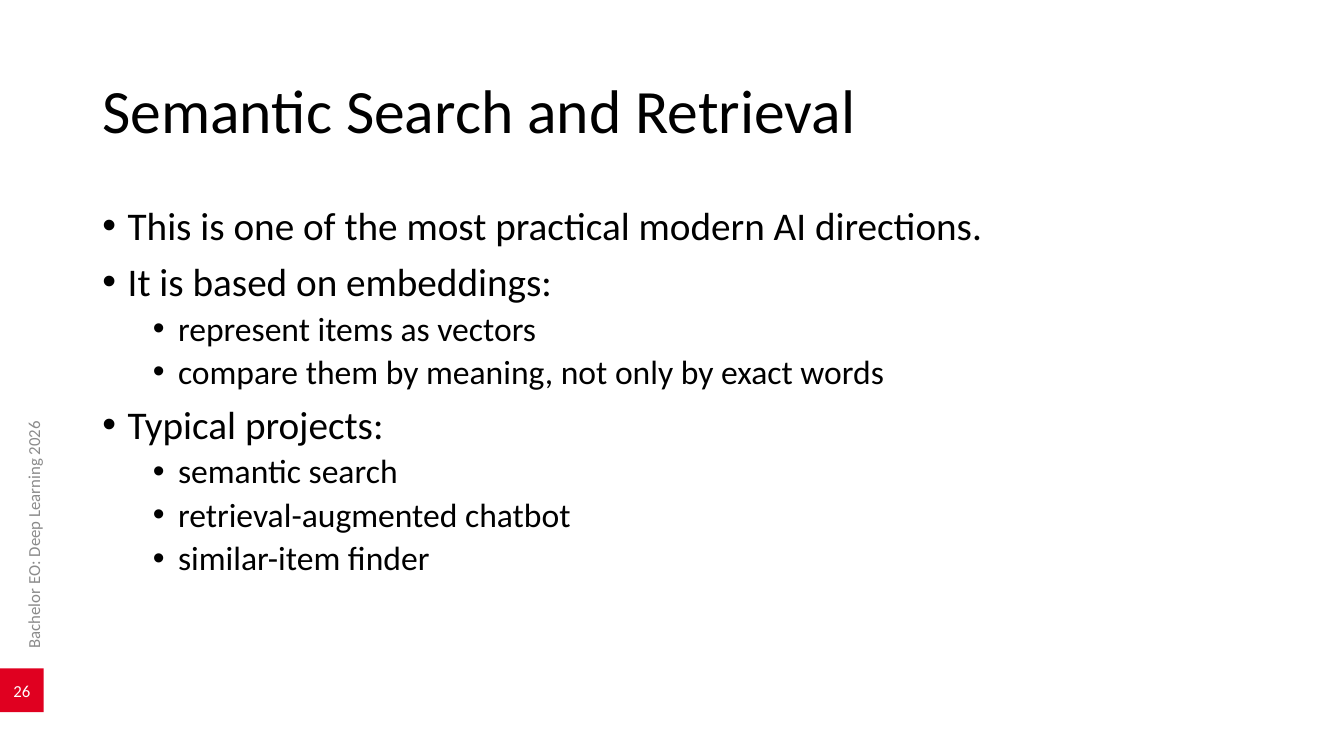
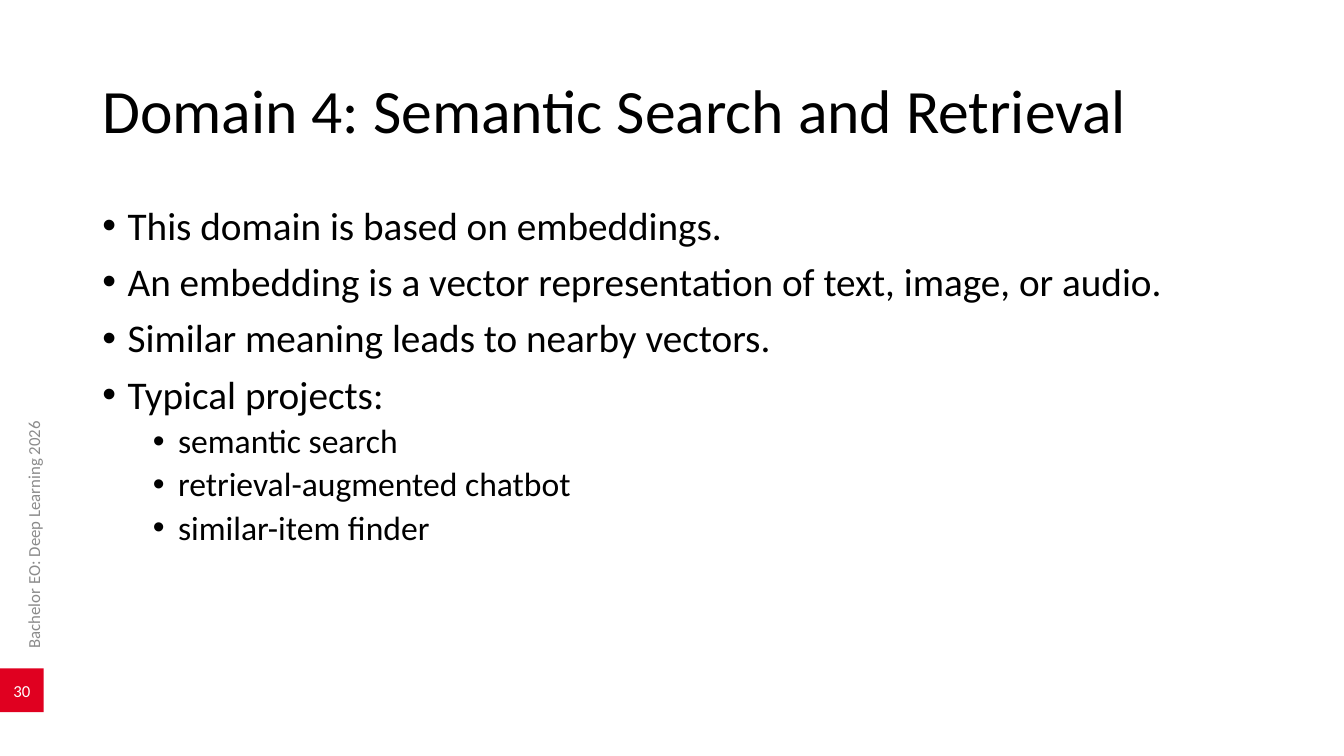
Before and after one commit to AlexanderDhoore/deep-learning-2026, a slide deck: slide 30 of slides/deep-learning-project-directions.pptx (slide 26 before the commit). Drawn at 1344x756 pixels with LibreOffice and Linux fonts; fonts in the diff are those of the drawing; background and template pictures are left out. Boxes give left, top, right and bottom in pixels: in the first picture for what was removed or moved away, otherwise in the second. Text is boxed around its words. In the diff, an @@ line names an element or a change of style, - is before the commit and + after.

Commit message:
Expand application domain guidance

```diff
--- a/slides/deep-learning-project-directions.pptx
+++ b/slides/deep-learning-project-directions.pptx
@@ title at [102,90,1126,134]: text changed @@
-Semantic Search and Retrieval
+Domain 4: Semantic Search and Retrieval
@@ text at [128,212,1161,359]: text changed @@
-• This is one of the most practical modern AI directions.
-• It is based on embeddings:
-  • represent items as vectors
-  • compare them by meaning, not only by exact words
+• This domain is based on embeddings.
+• An embedding is a vector representation of text, image, or audio.
+• Similar meaning leads to nearby vectors.
@@ page number at [13,686,30,697]: text changed @@
-26
+30
```
Also in this commit, not shown: 8 other slides changed, 12 slides added, 2 slides removed, 13 other files.
